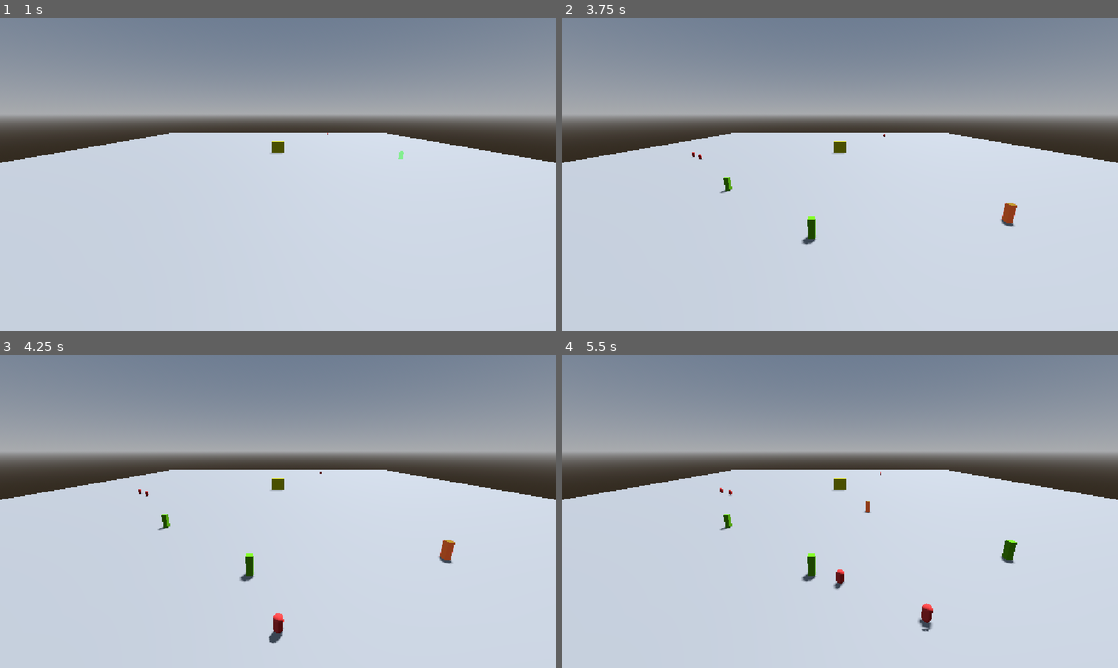
Above: before the commit, frames 1-4 (two rows, left to right).
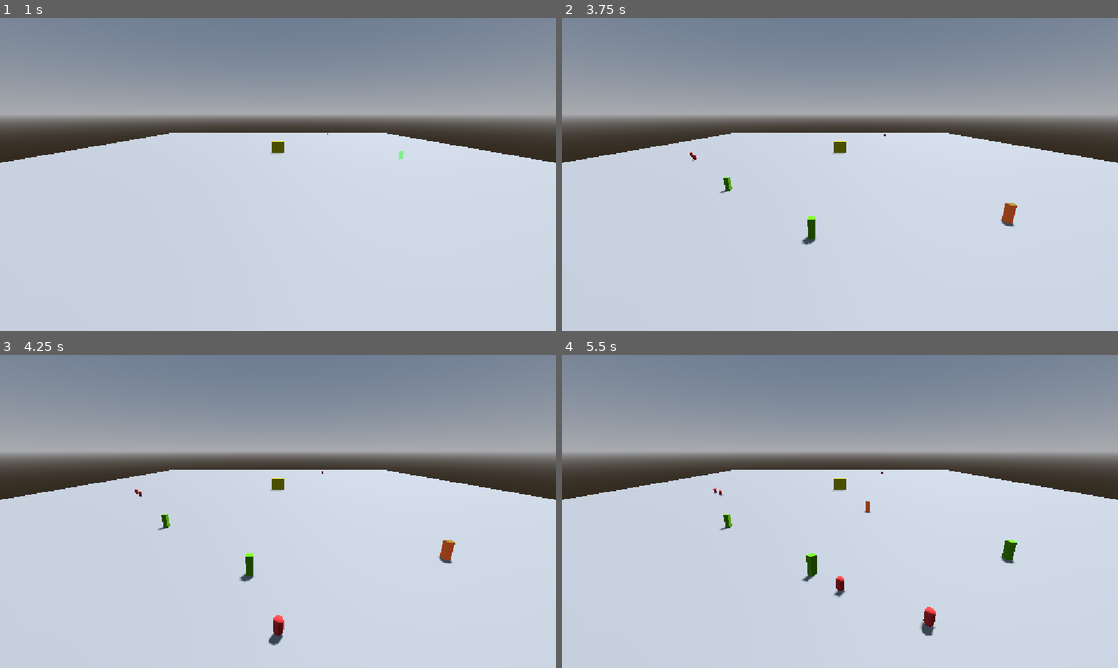
Above: after the commit, the same moments.

Repository: mahdiG/tower-defence
Game: Godot game, scene res://game.tscn
Two runs of this game, one before a commit and one after it. Both use one fixed random seed, a clock stepped at 60 frames per second and the inputs below.
Inputs (mouse positions are in pixels of both pictures, inside the frame that each line leads up to):
- Up to frame 1 (1 s): tap Enter at 0.5 s; move the mouse to (400, 158) at 0.52 s; click (400, 158) at 0.67 s
- Up to frame 2 (3.75 s): tap Space at 1.25, 2.75 s; drag from (728, 190) to (812, 237) at 1.27 s; tap Enter at 2, 3.5 s; move the mouse to (895, 105) at 2.02 s; click (895, 105) at 2.17 s; drag from (812, 237) to (673, 127) at 2.77 s; move the mouse to (1006, 221) at 3.52 s; click (1006, 221) at 3.67 s
- Up to frame 3 (4.25 s): no input
- Up to frame 4 (5.5 s): drag from (673, 464) to (756, 433) at 4.27 s; move the mouse to (867, 511) at 5.02 s; click (867, 511) at 5.17 s

Frame 1 is identical in both runs. In frame 2, less than 0.1% of the frame differs, in the area x 23-59%, y 37-46%; in frame 3, 0.1%; in frame 4, 0.4%, in the area x 27-68%, y 37-90%.

Commit message:
add troop projectile attack

Diff:
--- a/enemy.gd
+++ b/enemy.gd
@@ -8,7 +8,7 @@
 @onready var navigation_agent: NavigationAgent3D = $NavigationAgent3D
 @onready var attack_cooldown_timer: Timer = $AttackCooldownTimer
 
-var health := 100
+var health := 100.0
 var target: StaticBody3D
 var isAttackOnCooldown := false
 
@@ -42,8 +42,19 @@
 
 func attack():
 	print("attack target: ", target)
-	if target.has_method("damage"):
-		target.damage(basic_attack_damage)
+	if target.has_method("take_damage"):
+		target.take_damage(basic_attack_damage)
+
+
+func take_damage(amount: float) -> void:
+	health -= amount
+	if health <= 0.0:
+		die()
+
+
+func die() -> void:
+	died.emit()
+	queue_free()
 
 
 func _on_navigation_agent_velocity_computed(safe_velocity: Vector3) -> void:
--- a/enemy.tscn
+++ b/enemy.tscn
@@ -10,7 +10,10 @@
 [sub_resource type="CapsuleShape3D" id="CapsuleShape3D_b6dcw"]
 
 [node name="Enemy" type="CharacterBody3D" unique_id=72920145]
+collision_layer = 4
+collision_mask = 7
 script = ExtResource("1_7k104")
+speed = 5
 metadata/_edit_group_ = true
 
 [node name="MeshInstance3D" type="MeshInstance3D" parent="." unique_id=198226428]
--- a/game.gd
+++ b/game.gd
@@ -9,10 +9,6 @@
 @onready var enemy_target: StaticBody3D = $Shrine
 @onready var enemy_spawn_location: PathFollow3D = $SpawnPath/SpawnLocation
 
-@onready var fps_label: Label = $DebugStats/DebugContainer/FpsLabel
-@onready var health_label: Label = $DebugStats/DebugContainer/HealthLabel
-@onready var big_center_label: Label = $CenterContainer/BigCenterLabel
-@onready var big_center_label_timer: Timer = $BigCenterLabelTimer
 @onready var placer: Node3D = $Placer
 
 var is_game_over := false
@@ -36,12 +32,8 @@
 # Called every frame. 'delta' is the elapsed time since the previous frame.
 func _process(_delta: float) -> void:
 	pass
-	#fps_label.text = "FPS: %d" % Engine.get_frames_per_second()
 
 func start_round() -> void:
-	big_center_label.text = "Round %d" % current_round
-	big_center_label.visible = true
-	big_center_label_timer.start()
 	enemies_spawned = 0
 	enemies_dead = 0
 	max_enemies += 10
--- a/placer.gd
+++ b/placer.gd
@@ -116,6 +116,6 @@
 
 func _place_troop() -> void:
 	var new_troop := troop_scene.instantiate()
+	add_child(new_troop)
 	new_troop.global_position = troop_preview.global_position
-	add_child(new_troop)
 	cancel_preview()
--- a/project.godot
+++ b/project.godot
@@ -24,6 +24,12 @@
 
 3d/physics_engine="Jolt Physics"
 
+[layer_names]
+
+3d_physics/layer_1="World"
+3d_physics/layer_2="Troops"
+3d_physics/layer_3="Enemies"
+
 [rendering]
 
 rendering_device/driver.windows="d3d12"
--- /dev/null
+++ b/projectile.gd
@@ -0,0 +1,47 @@
+extends Area3D
+
+@export var speed := 25.0
+@export var lifetime := 3.0
+
+var damage := 10.0
+var target: Node3D = null
+
+@onready var lifetime_timer: Timer = $LifetimeTimer
+
+
+func _ready() -> void:
+	body_entered.connect(_on_body_entered)
+	lifetime_timer.wait_time = lifetime
+	lifetime_timer.timeout.connect(queue_free)
+	lifetime_timer.start()
+
+
+func shoot(new_target: Node3D, new_damage: float) -> void:
+	target = new_target
+	damage = new_damage
+
+
+func _physics_process(delta: float) -> void:
+	if not is_instance_valid(target):
+		queue_free()
+		return
+
+	var target_position := target.global_position + Vector3.UP
+	global_position = global_position.move_toward(target_position, speed * delta)
+
+	if global_position.distance_squared_to(target_position) < 0.01:
+		_hit(target)
+
+
+func _on_body_entered(body: Node3D) -> void:
+	_hit(body)
+
+
+func _hit(body: Node3D) -> void:
+	if is_queued_for_deletion():
+		return
+
+	if body.has_method("take_damage"):
+		body.take_damage(damage)
+
+	queue_free()
--- /dev/null
+++ b/projectile.tscn
@@ -0,0 +1,28 @@
+[gd_scene format=3]
+
+[ext_resource type="Script" path="res://projectile.gd" id="1_projectile"]
+
+[sub_resource type="StandardMaterial3D" id="StandardMaterial3D_projectile"]
+albedo_color = Color(1, 0.8, 0.2, 1)
+
+[sub_resource type="SphereMesh" id="SphereMesh_projectile"]
+radius = 0.15
+height = 0.3
+
+[sub_resource type="SphereShape3D" id="SphereShape3D_projectile"]
+radius = 0.15
+
+[node name="Projectile" type="Area3D"]
+collision_layer = 0
+collision_mask = 4
+script = ExtResource("1_projectile")
+
+[node name="MeshInstance3D" type="MeshInstance3D" parent="."]
+material_override = SubResource("StandardMaterial3D_projectile")
+mesh = SubResource("SphereMesh_projectile")
+
+[node name="CollisionShape3D" type="CollisionShape3D" parent="."]
+shape = SubResource("SphereShape3D_projectile")
+
+[node name="LifetimeTimer" type="Timer" parent="."]
+one_shot = true
--- /dev/null
+++ b/troop.gd
@@ -0,0 +1,95 @@
+extends StaticBody3D
+
+@export var attack_damage: float = 10.0
+@export var attack_interval: float = 1.0
+@export var turn_to_face_target: bool = true
+@export var projectile_scene: PackedScene
+
+@onready var detection_area: Area3D = $DetectionArea
+@onready var attack_cooldown_timer: Timer = $AttackCooldownTimer
+@onready var projectile_spawn_point: Marker3D = $ProjectileSpawnPoint
+
+var isAttackOnCooldown := false
+var current_target: Node3D = null
+var enemies_in_range: Array[Node3D] = []
+
+
+func _ready() -> void:
+	detection_area.body_entered.connect(_on_enemy_entered_range)
+	detection_area.body_exited.connect(_on_enemy_left_range)
+
+	attack_cooldown_timer.one_shot = true
+	attack_cooldown_timer.wait_time = maxf(attack_interval, 0.01)
+	attack_cooldown_timer.timeout.connect(_on_attack_cooldown_timer_timeout)
+
+
+func _process(_delta: float) -> void:
+	_update_target()
+	_face_target()
+	attack()
+
+
+func _update_target() -> void:
+	enemies_in_range = enemies_in_range.filter(is_instance_valid)
+
+	# Keep attacking the current target until it dies or leaves the range.
+	if is_instance_valid(current_target) and current_target in enemies_in_range:
+		return
+
+	current_target = _find_closest_enemy()
+
+
+func _find_closest_enemy() -> Node3D:
+	var closest_enemy: Node3D = null
+	var closest_distance := INF
+
+	for enemy in enemies_in_range:
+		var distance := global_position.distance_squared_to(enemy.global_position)
+		if distance < closest_distance:
+			closest_distance = distance
+			closest_enemy = enemy
+
+	return closest_enemy
+
+
+func _face_target() -> void:
+	if not turn_to_face_target or not current_target:
+		return
+
+	var direction := current_target.global_position - global_position
+	direction.y = 0.0
+
+	if direction.length_squared() > 0.001:
+		look_at(global_position + direction, Vector3.UP)
+
+
+func _on_enemy_entered_range(enemy: Node3D) -> void:
+	if enemy in enemies_in_range:
+		return
+
+	enemies_in_range.append(enemy)
+
+	# The first enemy that enters becomes the target.
+	if not is_instance_valid(current_target):
+		current_target = enemy
+
+
+func _on_enemy_left_range(enemy: Node3D) -> void:
+	enemies_in_range.erase(enemy)
+
+
+func attack() -> void:
+	if not is_instance_valid(current_target) or isAttackOnCooldown or not projectile_scene:
+		return
+
+	var projectile := projectile_scene.instantiate()
+	get_parent().add_child(projectile)
+	projectile.global_position = projectile_spawn_point.global_position
+	projectile.shoot(current_target, attack_damage)
+
+	isAttackOnCooldown = true
+	attack_cooldown_timer.start()
+
+
+func _on_attack_cooldown_timer_timeout() -> void:
+	isAttackOnCooldown = false
--- a/troop.tscn
+++ b/troop.tscn
@@ -1,4 +1,7 @@
 [gd_scene format=3 uid="uid://ccim83gp3bvnk"]
+
+[ext_resource type="Script" uid="uid://cjviyypak1tqx" path="res://troop.gd" id="1_0o557"]
+[ext_resource type="PackedScene" path="res://projectile.tscn" id="2_projectile"]
 
 [sub_resource type="StandardMaterial3D" id="StandardMaterial3D_j4buy"]
 albedo_color = Color(0.37490928, 0.7188842, 9.62615e-07, 1)
@@ -9,8 +12,13 @@
 [sub_resource type="BoxShape3D" id="BoxShape3D_ef8af"]
 size = Vector3(1, 3, 1)
 
+[sub_resource type="BoxShape3D" id="BoxShape3D_laaf8"]
+size = Vector3(10, 10, 10)
+
 [node name="Troop" type="StaticBody3D" unique_id=38908698]
 collision_layer = 2
+script = ExtResource("1_0o557")
+projectile_scene = ExtResource("2_projectile")
 metadata/_edit_group_ = true
 
 [node name="MeshInstance3D" type="MeshInstance3D" parent="." unique_id=2068360649]
@@ -21,3 +29,15 @@
 [node name="CollisionShape3D" type="CollisionShape3D" parent="." unique_id=1027849290]
 transform = Transform3D(1, 0, 0, 0, 1, 0, 0, 0, 1, 0, 1.5, 0)
 shape = SubResource("BoxShape3D_ef8af")
+
+[node name="ProjectileSpawnPoint" type="Marker3D" parent="." unique_id=1300813789]
+transform = Transform3D(1, 0, 0, 0, 1, 0, 0, 0, 1, 0, 1.5, -0.7)
+
+[node name="AttackCooldownTimer" type="Timer" parent="." unique_id=1281296034]
+
+[node name="DetectionArea" type="Area3D" parent="." unique_id=1001311134]
+collision_mask = 4
+
+[node name="CollisionShape3D" type="CollisionShape3D" parent="DetectionArea" unique_id=863871145]
+transform = Transform3D(1, 0, 0, 0, 1, 0, 0, 0, 1, 0, 5, 0)
+shape = SubResource("BoxShape3D_laaf8")
Not shown, added: projectile.gd.uid
Not shown, added: troop.gd.uid
